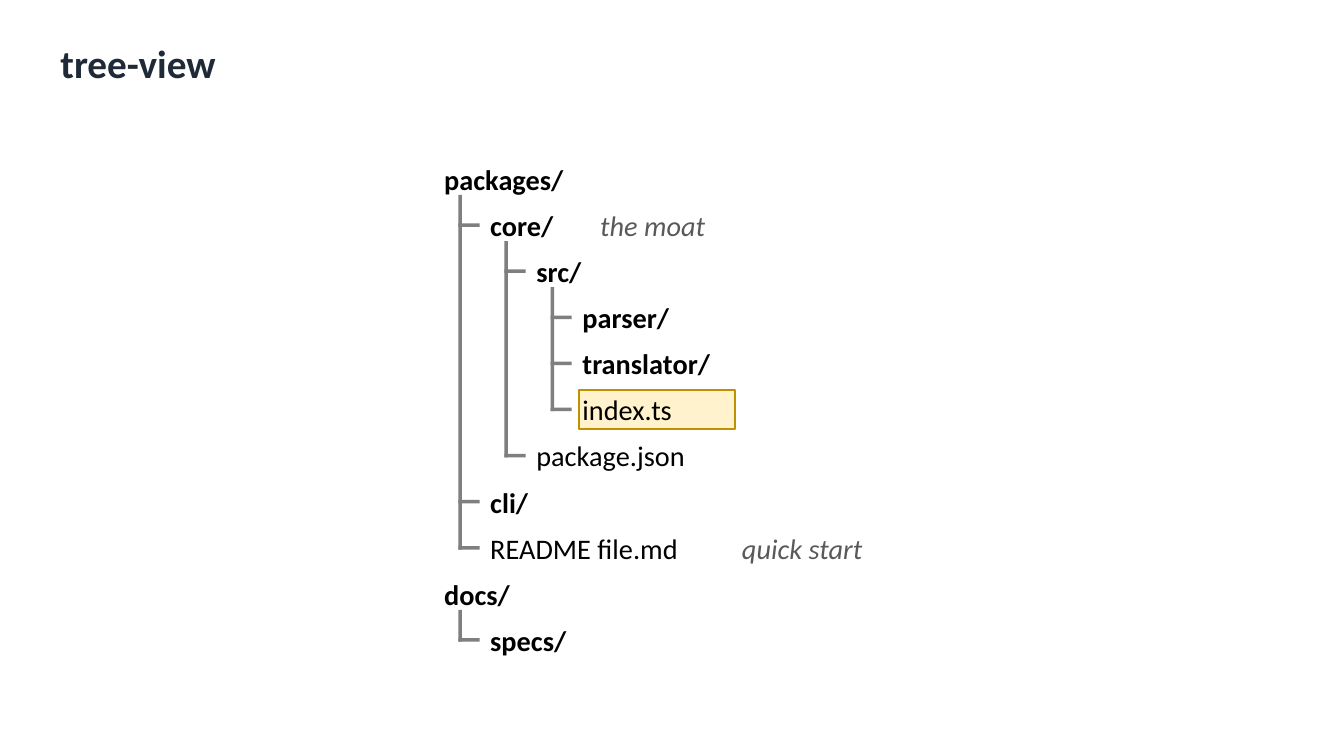
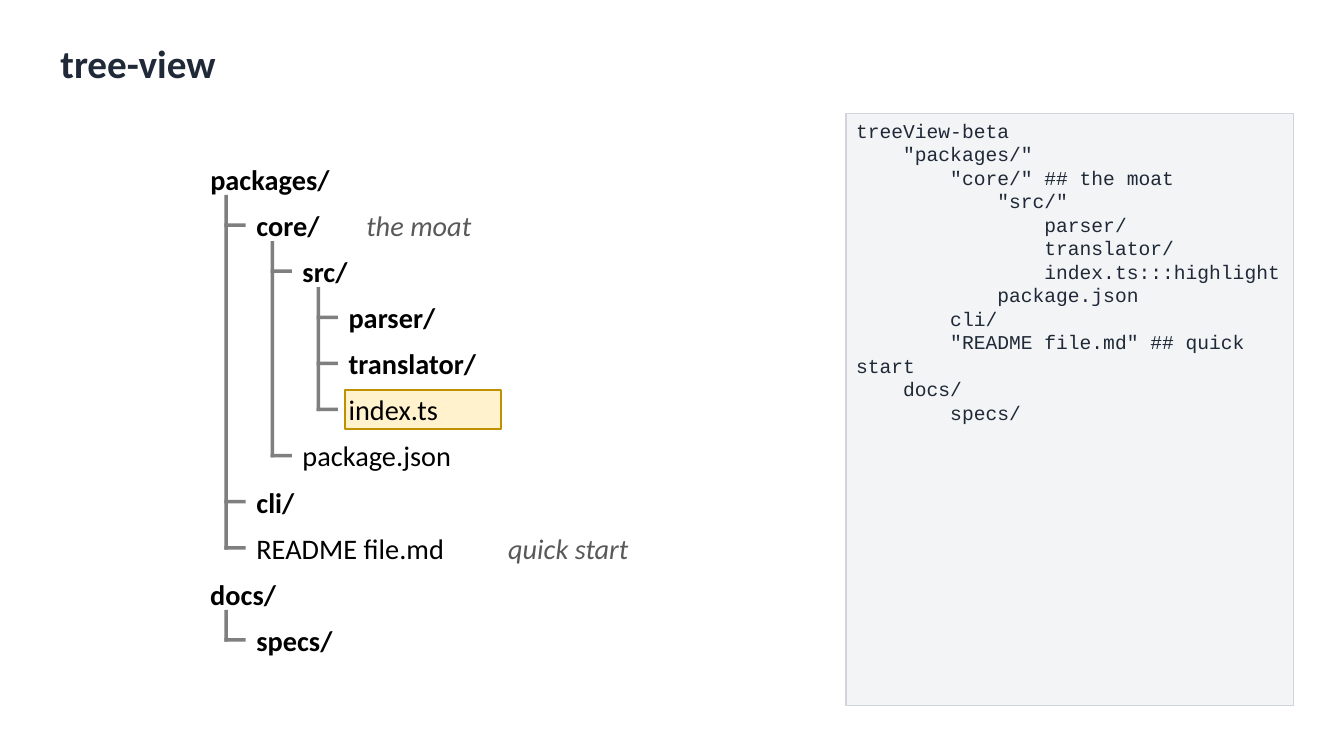
Before and after one commit to nicolasbridelance/md2nativedocx, a slide deck: slide 55 of test-corpus/word-verification/all-types-deck.pptx. Drawn at 1344x756 pixels with LibreOffice and Linux fonts; fonts in the diff are those of the drawing. Boxes give left, top, right and bottom in pixels: in the first picture for what was removed or moved away, otherwise in the second. Text is boxed around its words. In the diff, an @@ line names an element or a change of style, - is before the commit and + after.

```diff
--- a/test-corpus/word-verification/all-types-deck.pptx
+++ b/test-corpus/word-verification/all-types-deck.pptx
@@ rectangle added at box(846, 113, 1294, 706), fill #F3F4F6, outline #D1D5DB 0.75 pt, 14 pt, text #1F2937 @@
+treeView-beta
+"packages/"
+"core/" ## the moat
+"src/"
+parser/
+translator/
+index.ts:::highlight
+package.json
+cli/
+"README file.md" ## quick start
+docs/
+specs/
@@ 14 rectangles, 12 texts: place and size @@
-14 rectangles, 12 texts at box(444, 170, 863, 656)
+14 rectangles, 12 texts at box(210, 170, 629, 656)
```
Also in this commit, not shown: 61 other slides changed, 42 other files.
